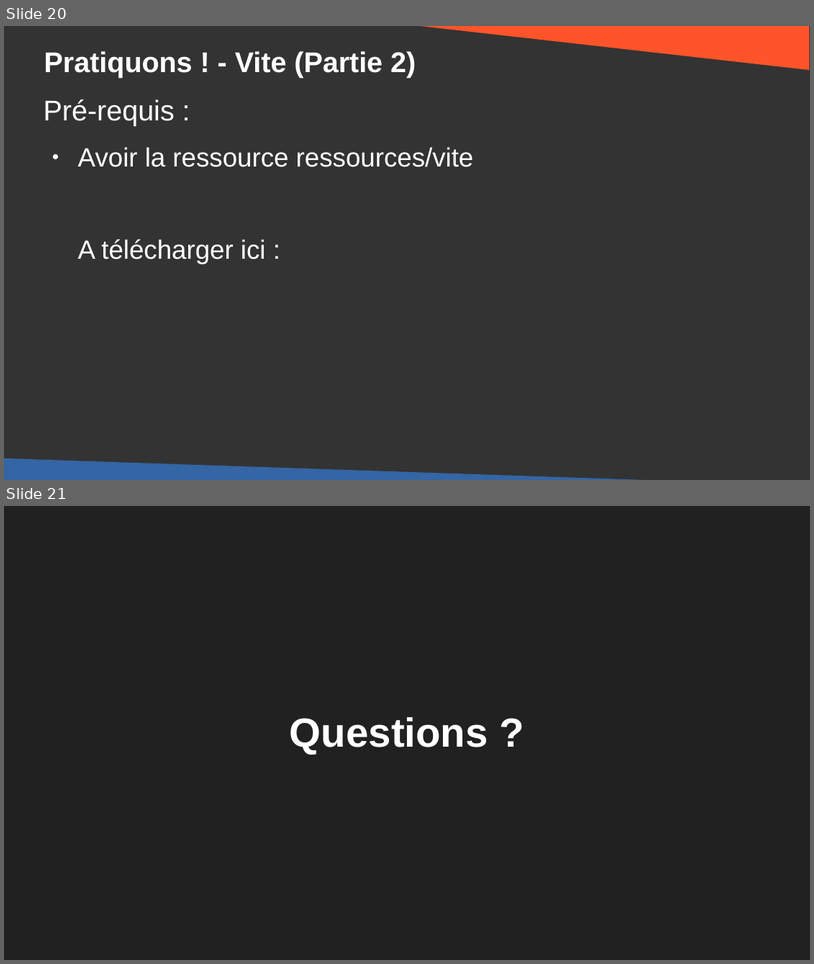
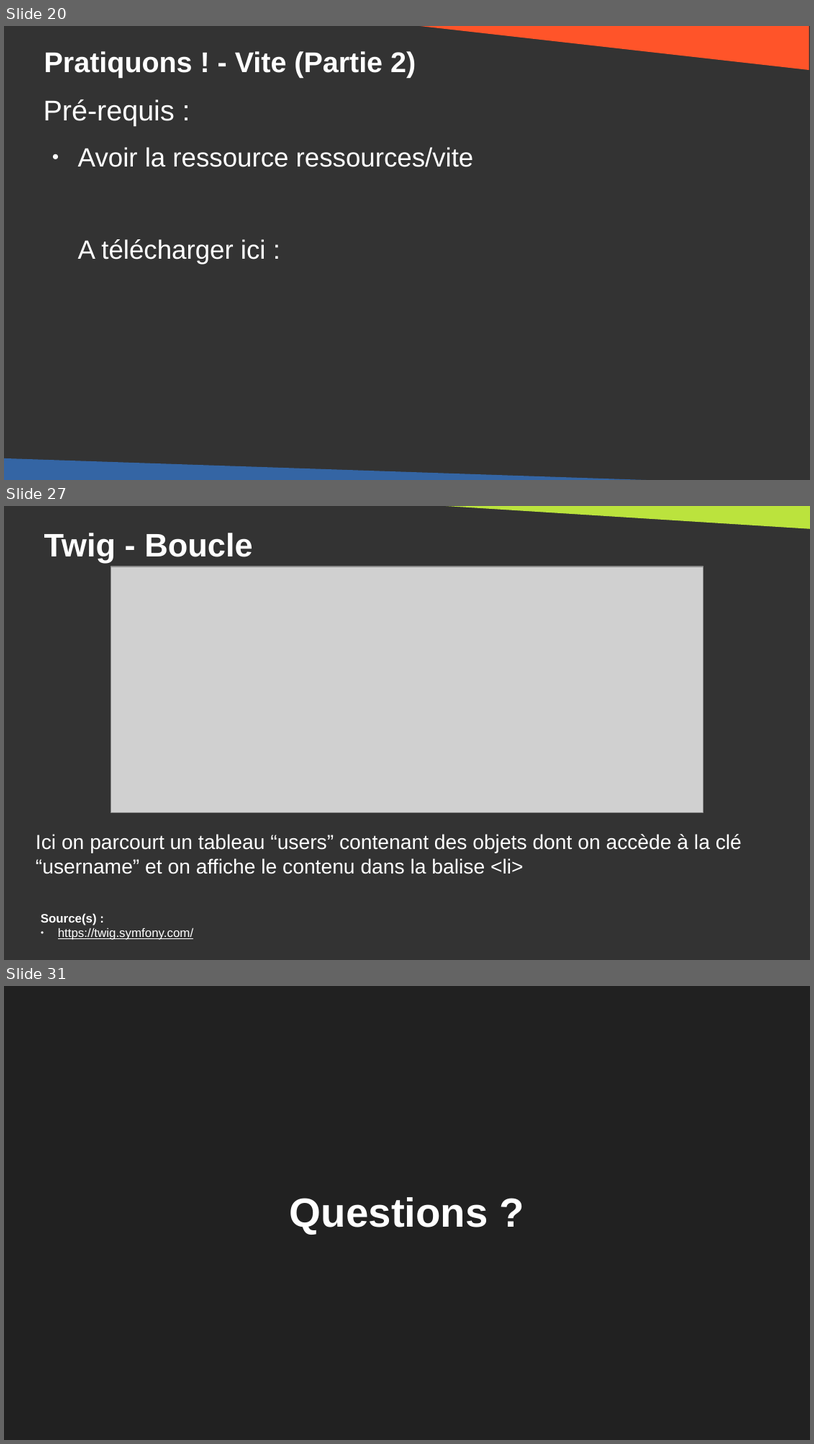
Before and after one commit to DanYellow/cours, a slide deck: developpement-front-s5/travaux-pratiques/numero-4/presentation.odp. Shown one above the other, each under a label of ours: slides 20 and 21 before the commit, slides 20, 27 and 31 after it; the slides between them are not shown. The pictures are 814x964 and 814x1444 pixels, drawn with LibreOffice and Linux fonts; fonts in the diff are those of the drawing; grey boxes stand for pictures. Boxes give left, top, right and bottom in pixels: in the first picture for what was removed or moved away, otherwise in the second. Text is boxed around its words. In the diff, an @@ line names an element or a change of style, - is before the commit and + after.

```diff
--- a/developpement-front-s5/travaux-pratiques/numero-4/presentation.odp
+++ b/developpement-front-s5/travaux-pratiques/numero-4/presentation.odp
@@ slide 27 added at (4, 506, 810, 960), background #333333 @@
@@ right triangle added at (395, 506, 810, 530), fill #BBE33D @@
@@ title added at (44, 533, 252, 562), 32 pt, text #FFFFFF, bold @@
+Twig - Boucle
@@ picture added at (111, 566, 704, 813) @@
@@ text added at (36, 834, 742, 874), 20 pt, text #FFFFFF @@
+Ici on parcourt un tableau “users” contenant des objets dont on accède à la clé “username” et on affiche le contenu dans la balise <li>
@@ text added at (41, 913, 193, 939), 12 pt, text #FFFFFF, underline @@
+Source(s) :
+● https://twig.symfony.com/
@@ what was slide 21 is now slide 31 @@
```
Also in this commit, not shown: 1 slide changed, 9 other slides added, 2 other files.
